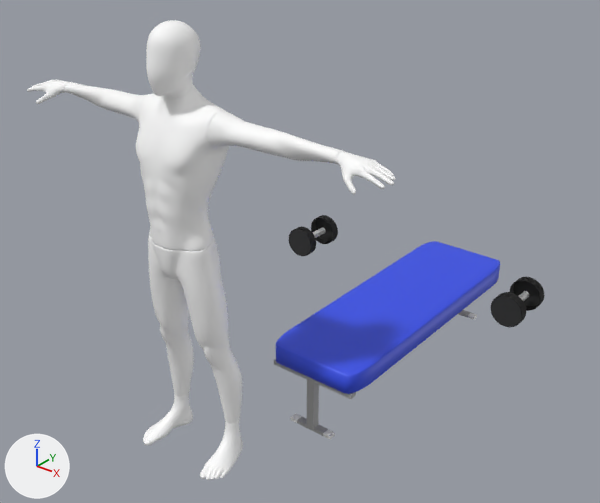
Before and after pictures for a commit that changed the glTF model models/apertura_de_pecho.glb.
Rendered twice from a 50 mm camera at (2.11, -1.96, 2.29) aimed at (0.04, 0.62, 0.69). Arrows for +X, +Y and +Z are at lower left; the lights stay in place. Where no turn or scale is listed for an object, it has been applied to the vertices.

The scene before the commit, as lines of its bpy script (objects in view):
```python
ob_mancuerna_001 = bpy.data.objects.new('Mancuerna.001', me_mesh_007)
ob_mancuerna_001.location = (-0.302, 1.166, 0.468)
ob_mancuerna_002 = bpy.data.objects.new('Mancuerna.002', me_mesh_002)
ob_mancuerna_002.location = (0.846, 1.166, 0.476)
ob_mesh_001 = bpy.data.objects.new('Mesh.001', me_mesh_001)
ob_mesh_001.location = (0.0, 0.0, 0.0)
ob_roundcube_002 = bpy.data.objects.new('Roundcube.002', me_roundcube_003)
ob_roundcube_002.location = (0.31, 1.034, 0.318)
```
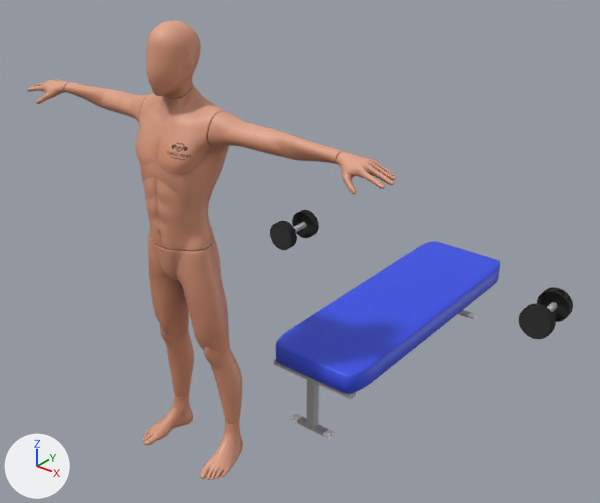
What differs and where, as boxes [x1, y1, x2, y2] in the pictures (600 x 503 px):
'Mesh.001', surface changed (white to brown): [27, 20, 396, 480] in both
'Mancuerna.002', moved: before [491, 277, 544, 327]; after [519, 287, 573, 339]
'Mancuerna.001', moved: before [289, 215, 338, 256]; after [270, 210, 319, 250]

Patch to the scene script:
```diff
--- a/models/apertura_de_pecho.glb.py
+++ b/models/apertura_de_pecho.glb.py
@@ img_camilo_torso @@
+img_camilo_torso = load_image('CAMILO TORSO', '_unpacked/CAMILO_TORSO', 1024, 1024, 'sRGB')
@@ mat_monigote @@
 mat_monigote = principled_material('MONIGOTE')
-mat_monigote.base_color = (1.0, 1.0, 1.0)  # white #ffffff
+mat_monigote.texture = img_camilo_torso
@@ ob_mancuerna_001 @@
 ob_mancuerna_001 = bpy.data.objects.new('Mancuerna.001', me_mesh_007)
-ob_mancuerna_001.location = (-0.302, 1.166, 0.468)
+ob_mancuerna_001.location = (-0.429, 1.166, 0.466)
@@ ob_mancuerna_002 @@
 ob_mancuerna_002 = bpy.data.objects.new('Mancuerna.002', me_mesh_002)
-ob_mancuerna_002.location = (0.846, 1.166, 0.476)
+ob_mancuerna_002.location = (0.98, 1.166, 0.467)
```
